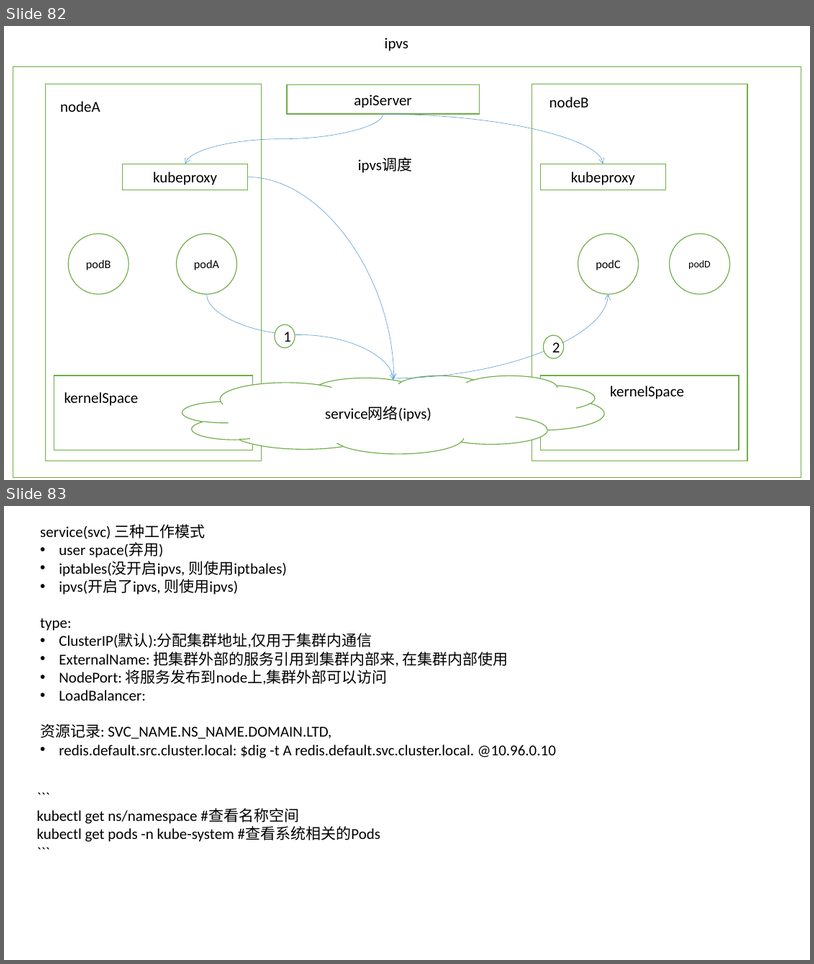
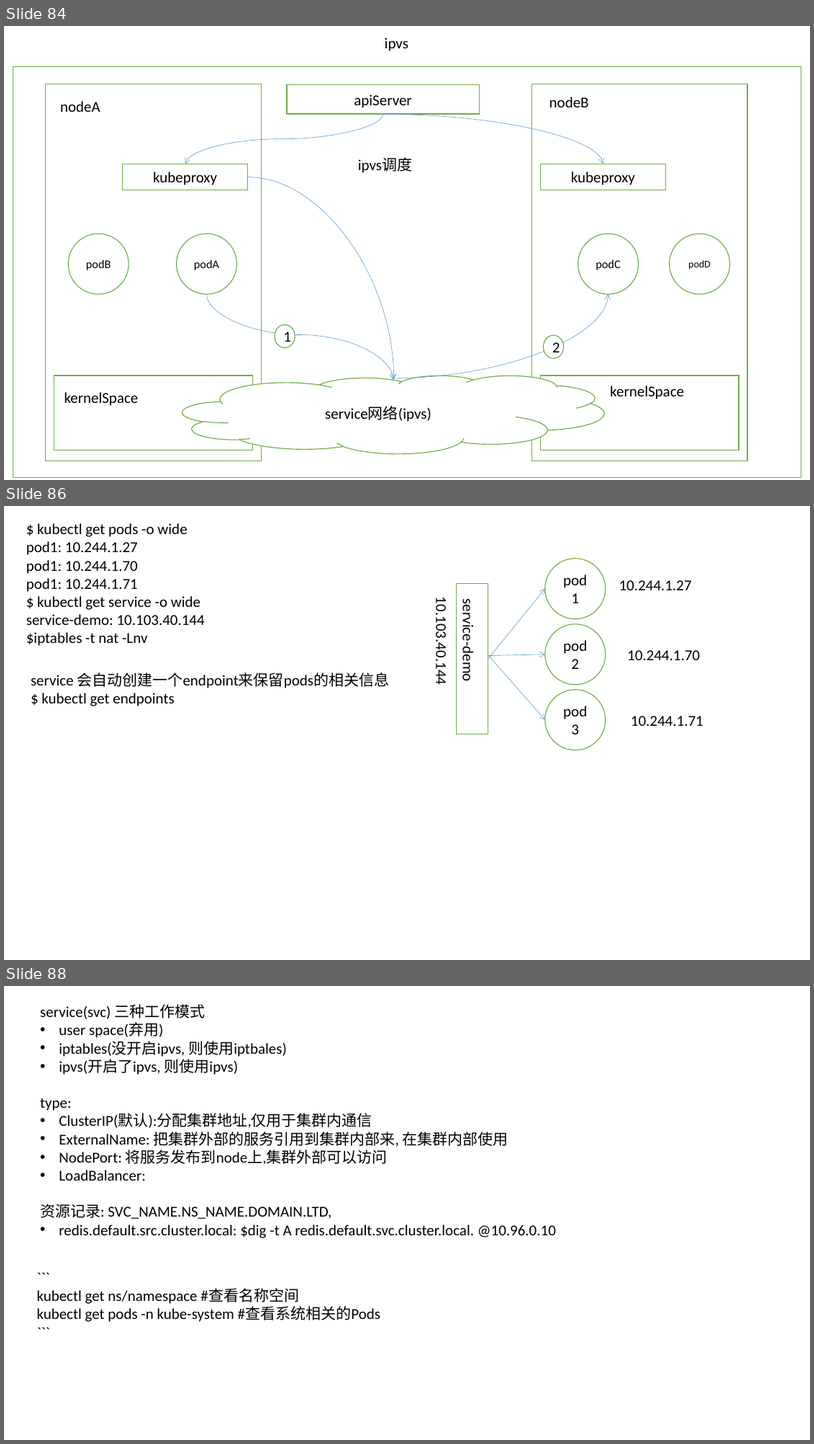
Before and after one commit to johnnylei/reource, a slide deck: k8s/kubernetes.pptx. Shown one above the other, each under a label of ours: slides 82 and 83 before the commit, slides 84, 86 and 88 after it; the slides between them are not shown. The pictures are 814x964 and 814x1444 pixels, drawn with LibreOffice and Linux fonts; fonts in the diff are those of the drawing. Boxes give left, top, right and bottom in pixels: in the first picture for what was removed or moved away, otherwise in the second. Text is boxed around its words. In the diff, an @@ line names an element or a change of style, - is before the commit and + after.

```diff
--- a/k8s/kubernetes.pptx
+++ b/k8s/kubernetes.pptx
@@ slide 86 added at [4, 506, 810, 960], background #FFFFFF @@
@@ text added at [26, 523, 205, 646], 18 pt, text #000000 @@
+$ kubectl get pods -o wide
+pod1: 10.244.1.27
+pod1: 10.244.1.70
+pod1: 10.244.1.71
+$ kubectl get service -o wide
+service-demo: 10.103.40.144
+$iptables -t nat -Lnv
@@ ellipse added at [545, 559, 606, 619], fill #FFFFFF, outline #70AD47 1 pt, 18 pt, text #000000 @@
+pod1
@@ rectangle added at [456, 584, 489, 734], fill #FFFFFF, outline #70AD47 1 pt @@
@@ arrow added from (489, 659) to (545, 589), #5B9BD5 0.5 pt @@
@@ text added at [620, 580, 692, 590], 18 pt, text #000000 @@
+10.244.1.27
@@ text added at [432, 605, 451, 682], 18 pt, text #000000 @@
+10.103.40.144
@@ text added at [459, 606, 478, 680], 18 pt, text #000000 @@
+service-demo
@@ ellipse added at [545, 624, 606, 685], fill #FFFFFF, outline #70AD47 1 pt, 18 pt, text #000000 @@
+pod2
@@ arrow added from (489, 656) to (545, 654), #5B9BD5 0.5 pt @@
@@ arrow added from (489, 656) to (545, 720), #5B9BD5 0.5 pt @@
@@ text added at [628, 650, 700, 660], 18 pt, text #000000 @@
+10.244.1.70
@@ text added at [31, 672, 390, 706], 18 pt, text #000000 @@
+service 会自动创建一个endpoint来保留pods的相关信息
+$ kubectl get endpoints
@@ ellipse added at [545, 690, 606, 750], fill #FFFFFF, outline #70AD47 1 pt, 18 pt, text #000000 @@
+pod3
@@ text added at [631, 716, 704, 726], 18 pt, text #000000 @@
+10.244.1.71
@@ what was slide 82 is now slide 84 @@
@@ what was slide 83 is now slide 88 @@
```
Also in this commit, not shown: 9 slides changed, 47 other slides added.
